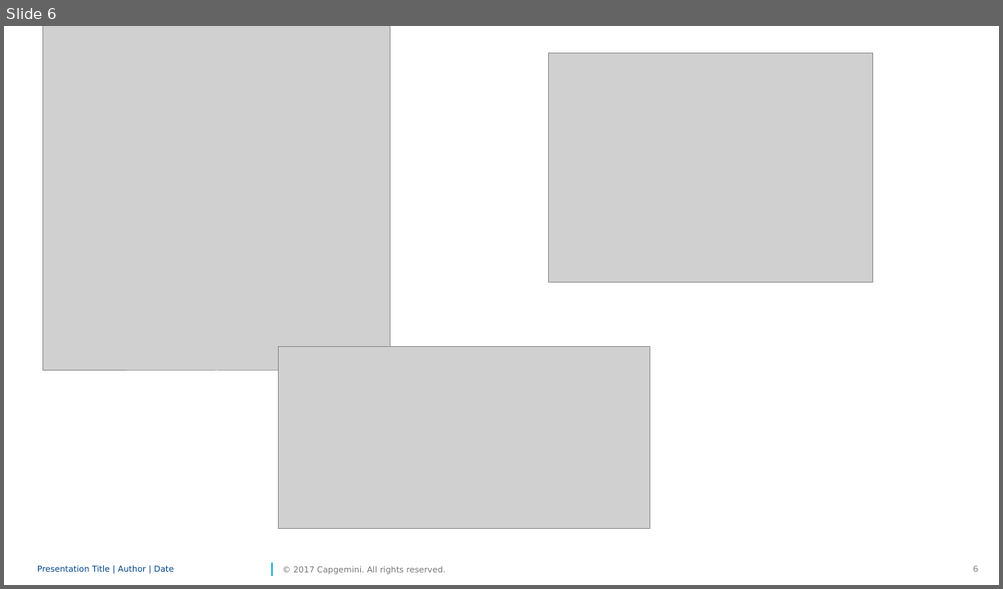
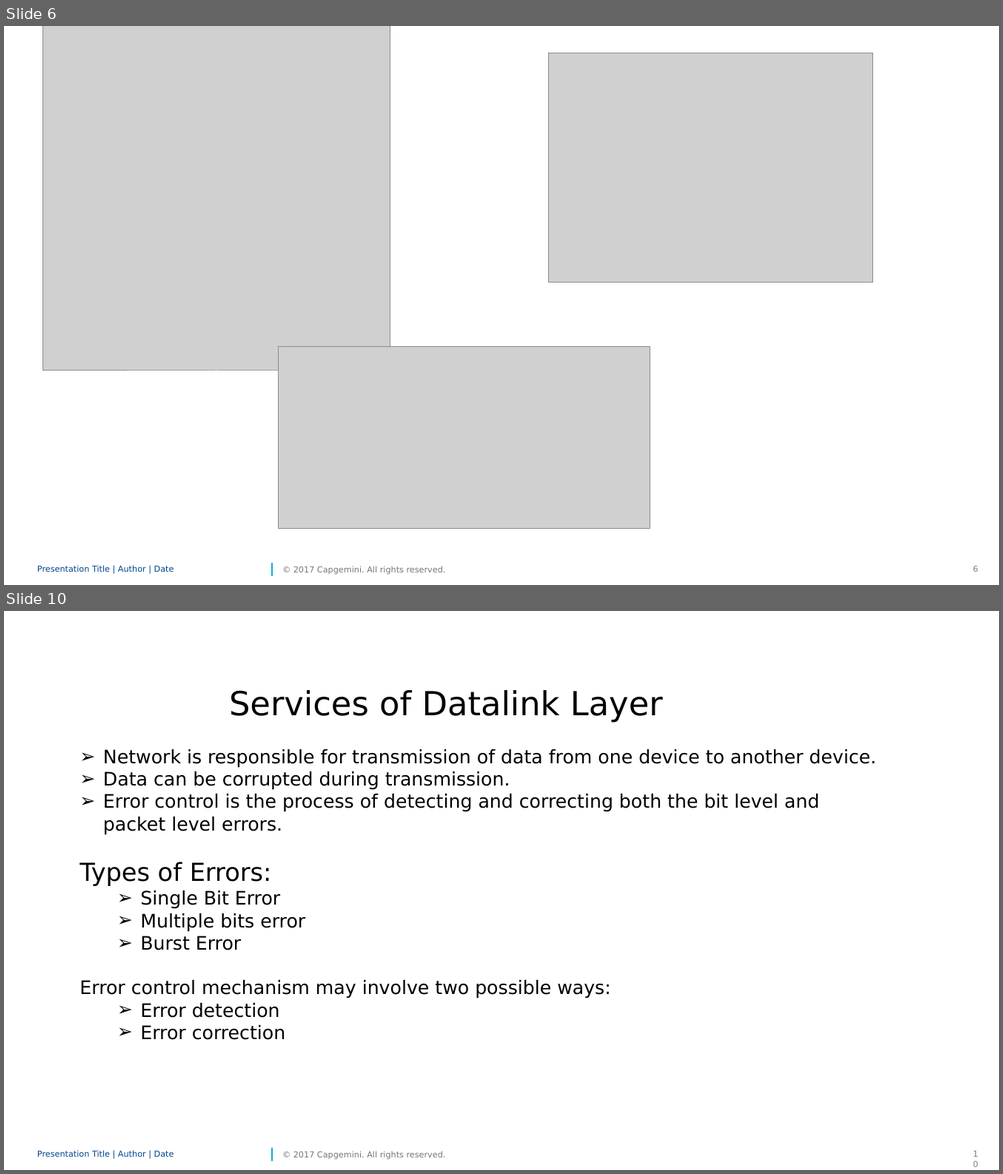
Before and after one commit to MohammedAashik/sparkCG, a slide deck: DAtalink.pptx. Shown one above the other, each under a label of ours: slide 6 before the commit, slides 6 and 10 after it; the slides between them are not shown. The pictures are 1003x589 and 1003x1174 pixels, drawn with LibreOffice and Linux fonts; fonts in the diff are those of the drawing; grey boxes stand for pictures; background and template pictures are left out. Boxes give left, top, right and bottom in pixels: in the first picture for what was removed or moved away, otherwise in the second. Text is boxed around its words. In the diff, an @@ line names an element or a change of style, - is before the commit and + after.

```diff
--- a/DAtalink.pptx
+++ b/DAtalink.pptx
@@ slide 10 added at (4, 611, 999, 1170), background #FFFFFF; not listed: 4 template elements that a slide beside it also shows @@
@@ text added at (79, 690, 876, 1040), 18 pt, text #000000 @@
+Services of Datalink Layer
+➢ Network is responsible for transmission of data from one device to another device.
+➢ Data can be corrupted during transmission.
+➢ Error control is the process of detecting and correcting both the bit level and packet level errors.
+Types of Errors:
+  ➢ Single Bit Error
+  ➢ Multiple bits error
+  ➢ Burst Error
+Error control mechanism may involve two possible ways:
+  ➢ Error detection
+  ➢ Error correction
```
Also in this commit, not shown: 1 slide changed, 14 other slides added.
